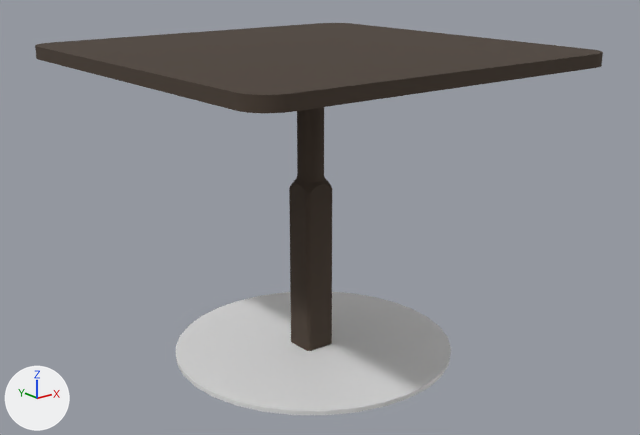
A saved change to the glTF model table/product4/4-1.glb.
Before and after are seen from a camera (50 mm lens) standing at (-1.192, -1.524, 0.936) and looking at (0.011, -0.02, 0.335). Every picture has the same lights, and +X, +Y and +Z are marked at lower left. Where no turn or scale is listed for an object, it has been applied to the vertices. Vertices at the same position are counted once.

In view in the first picture: 'Cylinder', 'L_584da2d7_cc1e_4726_8178_782962464571_C1_I4', 'L_956c6789_1e5a_4cb2_928b_7b80fcdd3e5a_C1_I11'.
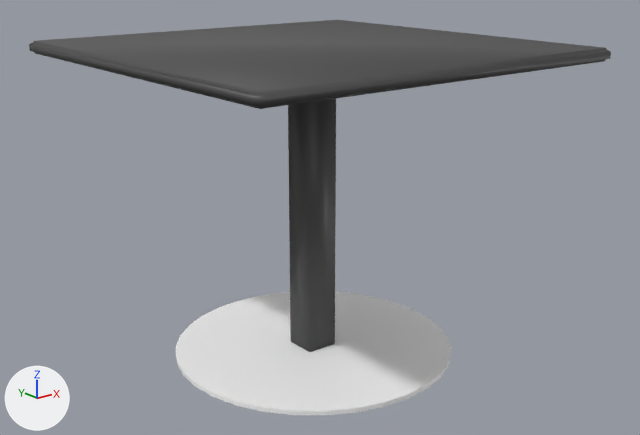
Location of each change, [x1, y1, x2, y2] in pixels of the pictures (640 x 435 px):
'L_956c6789_1e5a_4cb2_928b_7b80fcdd3e5a_C1_I11', deleted
    before: [35, 23, 603, 113]
'Cube.001', added
    after: [29, 20, 611, 109]
'Cylinder', recoloured (grey to white)
    both: [176, 292, 451, 415]
'L_584da2d7_cc1e_4726_8178_782962464571_C1_I4', reshaped, moved, rescaled (11% wider)
    before: [289, 107, 332, 351]
    after: [288, 99, 336, 352]
part 1 of me_l_584da2d7_cc1e_4726_8178_782962464571_c1_i4, cut back
    before: [289, 107, 332, 351]
    after: [288, 99, 336, 352]

What changed in the scene script:
```text
Add mat_material_001:
    mat_material_001 = principled_material('Material.001')
    mat_material_001.base_color = (0.0685, 0.0685, 0.0685)  # dark grey #4a4a4a
Add mat_material_003:
    mat_material_003 = principled_material('Material.003')
    mat_material_003.base_color = (1.0, 1.0, 1.0)  # white #ffffff
Add mat_material_002:
    mat_material_002 = principled_material('Material.002')
    mat_material_002.base_color = (0.0685, 0.0685, 0.0685)  # dark grey #4a4a4a
Change me_cylinder:
    where me_cylinder.from_pydata(...)  # 64 vertices, 124 faces; spans x -0.325..0.325, y -0.325..0.325, z -0.005..0.005
    add me_cylinder.materials.append(mat_material_003)  # white #ffffff
Change me_l_584da2d7_cc1e_4726_8178_782962464571_c1_i4:
    used by ob_l_584da2d7_cc1e_4726_8178_782962464571_c1_i4; parent = ob_furniture_tables_karl_andersson_soner_woodwork_square_t_4c5e84e; location = (0.0, 0.0, -15.39)
    remove me_l_584da2d7_cc1e_4726_8178_782962464571_c1_i4.from_pydata(...)  # 252 vertices, 500 faces; spans x -38.0..38.0, y -38.0..38.0, z 11.0..697.0
    remove me_l_584da2d7_cc1e_4726_8178_782962464571_c1_i4.materials.append(mat_10_oak)  # brown #4a3e34
    add me_l_584da2d7_cc1e_4726_8178_782962464571_c1_i4.from_pydata(...)  # 8 vertices, 12 faces; spans x 0.0, y 0.0, z 0.0
    me_l_584da2d7_cc1e_4726_8178_782962464571_c1_i4 part 1: the whole mesh is rebuilt
    me_l_584da2d7_cc1e_4726_8178_782962464571_c1_i4 part 2: the surface is now shaded smooth
    add me_l_584da2d7_cc1e_4726_8178_782962464571_c1_i4.materials.append(mat_material_001)  # dark grey #4a4a4a
Add me_cube_001:
    me_cube_001.from_pydata(...)  # 24 vertices, 44 faces; spans x -0.45..0.45, y -0.45..0.45, z -0.014..0.014
    me_cube_001.materials.append(mat_material_002)  # dark grey #4a4a4a
Change ob_l_584da2d7_cc1e_4726_8178_782962464571_c1_i4:
    remove ob_l_584da2d7_cc1e_4726_8178_782962464571_c1_i4.parent = ob_furniture_tables_karl_andersson_soner_woodwork_square_t_4c5e84e
    ob_l_584da2d7_cc1e_4726_8178_782962464571_c1_i4.location: (0.0, 0.0, -15.39) -> (0.000496, -0.0045, 0.36)
    ob_l_584da2d7_cc1e_4726_8178_782962464571_c1_i4.scale: (1.0, 1.0, 1.0) -> (1.02, 1.02, 1.03)
Remove ob_l_956c6789_1e5a_4cb2_928b_7b80fcdd3e5a_c1_i11:
    ob_l_956c6789_1e5a_4cb2_928b_7b80fcdd3e5a_c1_i11 = bpy.data.objects.new('L_956c6789_1e5a_4cb2_928b_7b80fcdd3e5a_C1_I11', me_l_956c6789_1e5a_4cb2_928b_7b80fcdd3e5a_c1_i11)
    ob_l_956c6789_1e5a_4cb2_928b_7b80fcdd3e5a_c1_i11.location = (0.0, 0.0, -0.015)
Add ob_cube_001:
    ob_cube_001 = bpy.data.objects.new('Cube.001', me_cube_001)
    ob_cube_001.location = (0.002, 0.002, 0.708)
```
